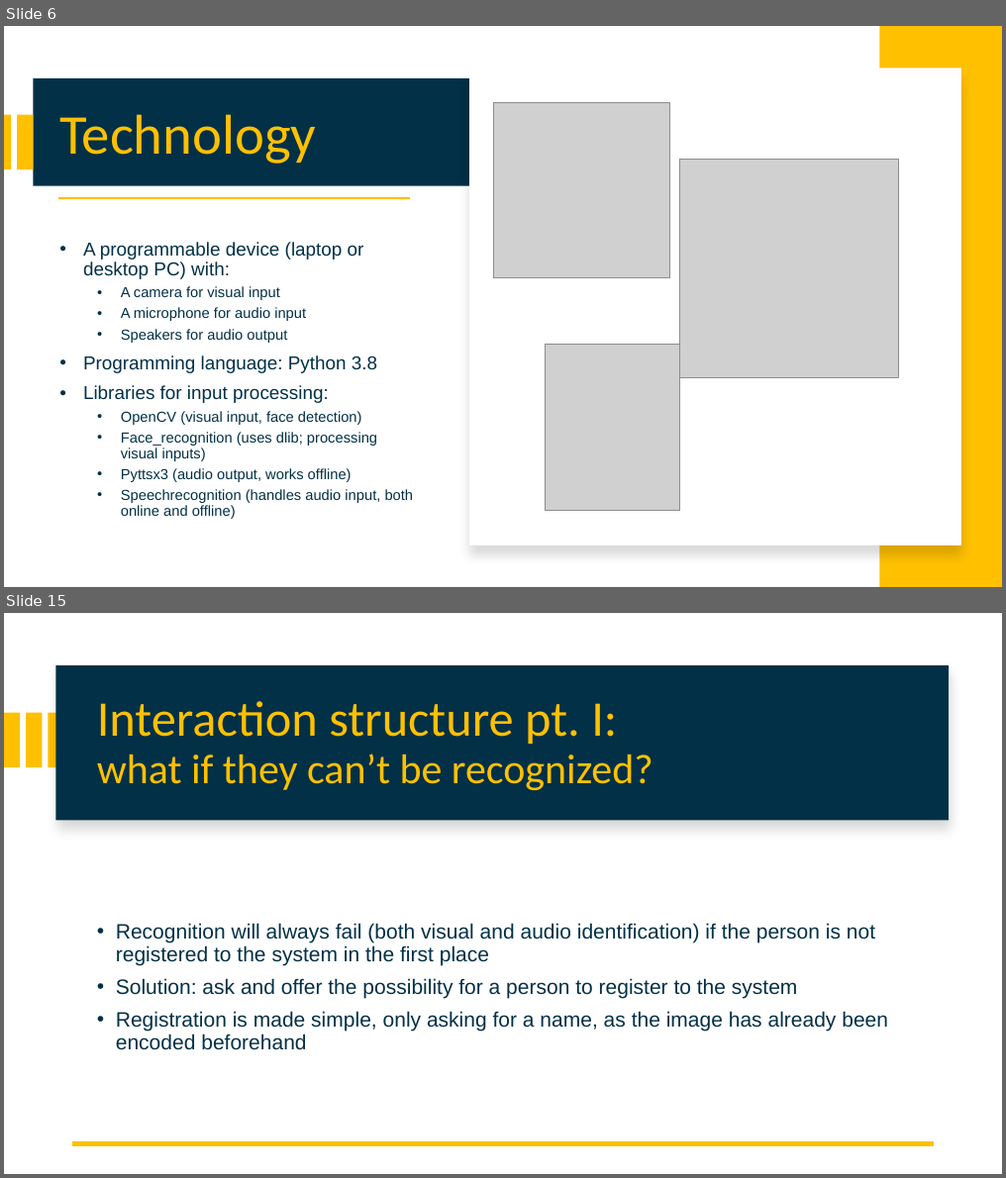
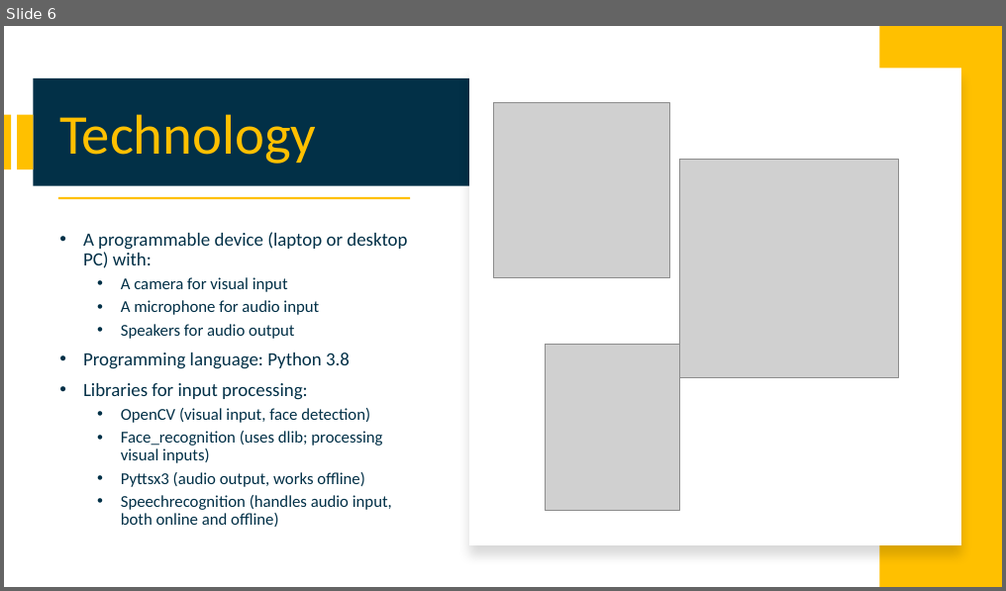
Before and after one commit to attennig/MultimodalMultiuserHomeAssistant, a slide deck: Multimodal personalized multiuser Home Assistant.pptx. Shown one above the other, each under a label of ours: slides 6 and 15 before the commit, slide 6 after it; the slides between them are not shown. The pictures are 1006x1178 and 1006x591 pixels, drawn with LibreOffice and Linux fonts; fonts in the diff are those of the drawing; grey boxes stand for pictures. Boxes give left, top, right and bottom in pixels: in the first picture for what was removed or moved away, otherwise in the second. Text is boxed around its words. In the diff, an @@ line names an element or a change of style, - is before the commit and + after.

```diff
--- a/Multimodal personalized multiuser Home Assistant.pptx
+++ b/Multimodal personalized multiuser Home Assistant.pptx
@@ slide 15 removed at (4, 613, 1002, 1174), background #FFFFFF @@
@@ rectangle removed at (55, 665, 948, 820) @@
@@ rectangle removed at (56, 663, 949, 818) @@
@@ title removed at (97, 701, 653, 791) @@
-Interaction structure pt. I:
-what if they can’t be recognized?
@@ rectangle removed at (4, 713, 20, 768) @@
@@ rectangle removed at (26, 713, 42, 768) @@
@@ rectangle removed at (49, 713, 63, 768) @@
@@ text removed at (116, 923, 888, 1051) @@
-• Recognition will always fail (both visual and audio identification) if the person is not registered to the system in the first place
-• Solution: ask and offer the possibility for a person to register to the system
-• Registration is made simple, only asking for a name, as the image has already been encoded beforehand
@@ line removed from (934, 1144) to (73, 1144) @@
@@ slide 6 changed as well @@
@@ text "A programmable device (laptop or ..." at (83, 232, 407, 527): font Arial to Calibri; size 14 to 16 pt in "A camera for visual input", "A microphone for audio input", "Speakers for audio output", "OpenCV (visual input, face detection)" and 3 more places @@
```
Also in this commit, not shown: 12 other slides changed, 4 slides added, 5 other slides removed, 1 other file.
